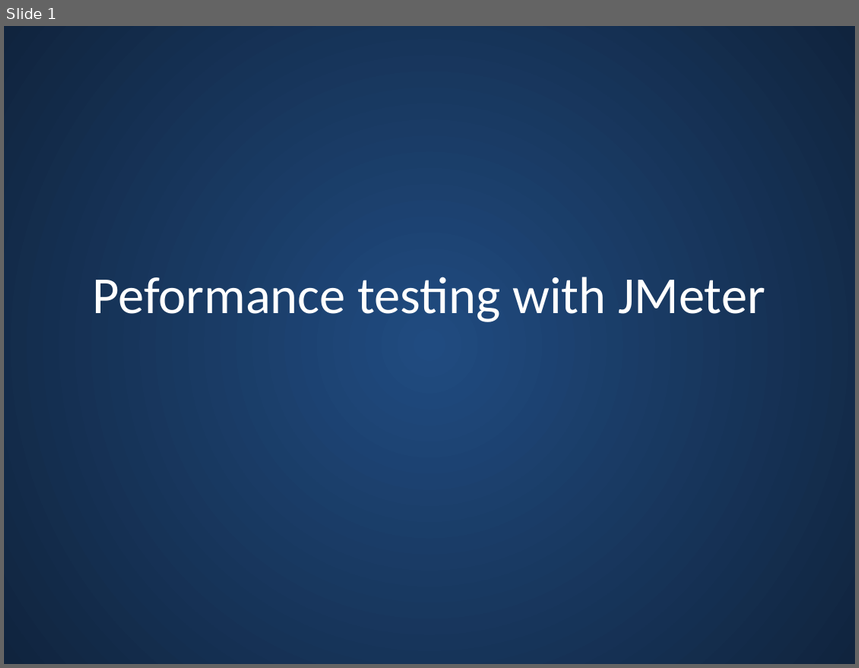
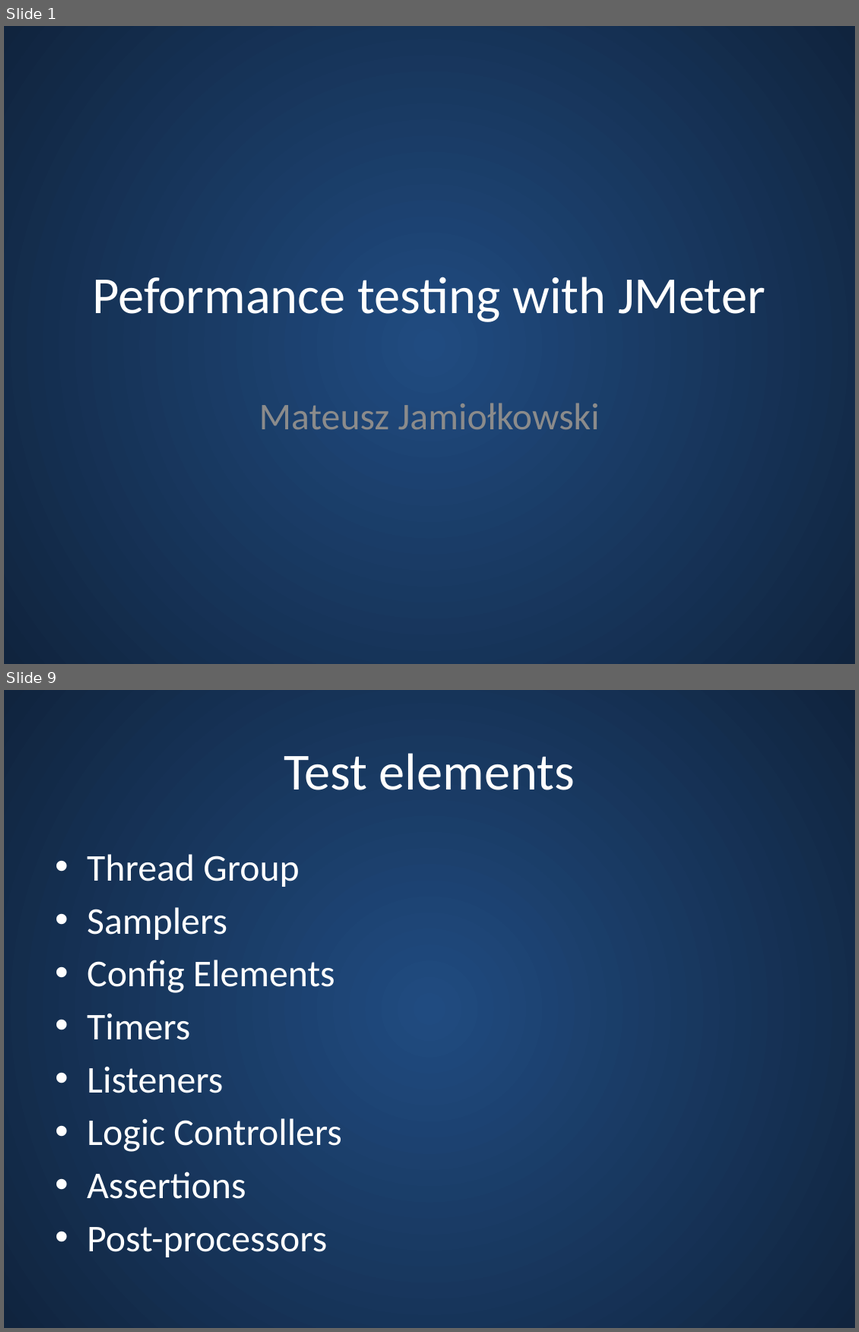
Before and after one commit to m-j/jmeter-demo, a slide deck: presentation/Jmeter-performance-tests.pptx. Shown one above the other, each under a label of ours: slide 1 before the commit, slides 1 and 9 after it; the slides between them are not shown. The pictures are 859x668 and 859x1332 pixels, drawn with LibreOffice and Linux fonts; fonts in the diff are those of the drawing. Boxes give left, top, right and bottom in pixels: in the first picture for what was removed or moved away, otherwise in the second. Text is boxed around its words. In the diff, an @@ line names an element or a change of style, - is before the commit and + after.

```diff
--- a/presentation/Jmeter-performance-tests.pptx
+++ b/presentation/Jmeter-performance-tests.pptx
@@ slide 9 added at (4,690,855,1328), background gradient #204B80 to #0F243E @@
@@ title added at (284,753,575,790), 44 pt, text #FFFFFF @@
+Test elements
@@ text added at (87,854,341,1258), 32 pt, text #FFFFFF @@
+• Thread Group
+• Samplers
+• Config Elements
+• Timers
+• Listeners
+• Logic Controllers
+• Assertions
+• Post-processors
@@ slide 1 changed as well @@
@@ subtitle added at (259,403,600,430), 32 pt, text #8C8C8C @@
+Mateusz Jamiołkowski
```
Also in this commit, not shown: 11 other slides added, 1 slide removed.
